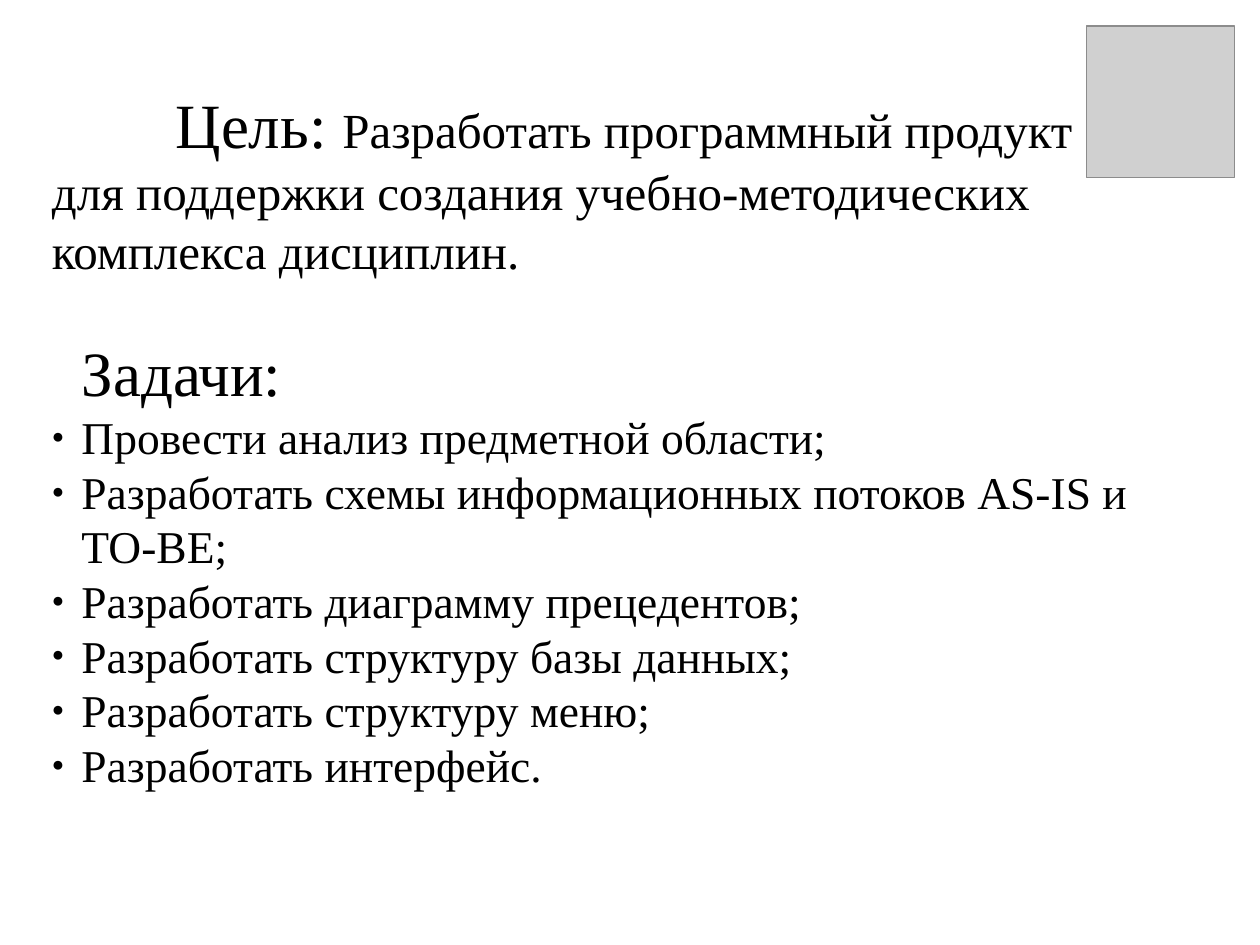
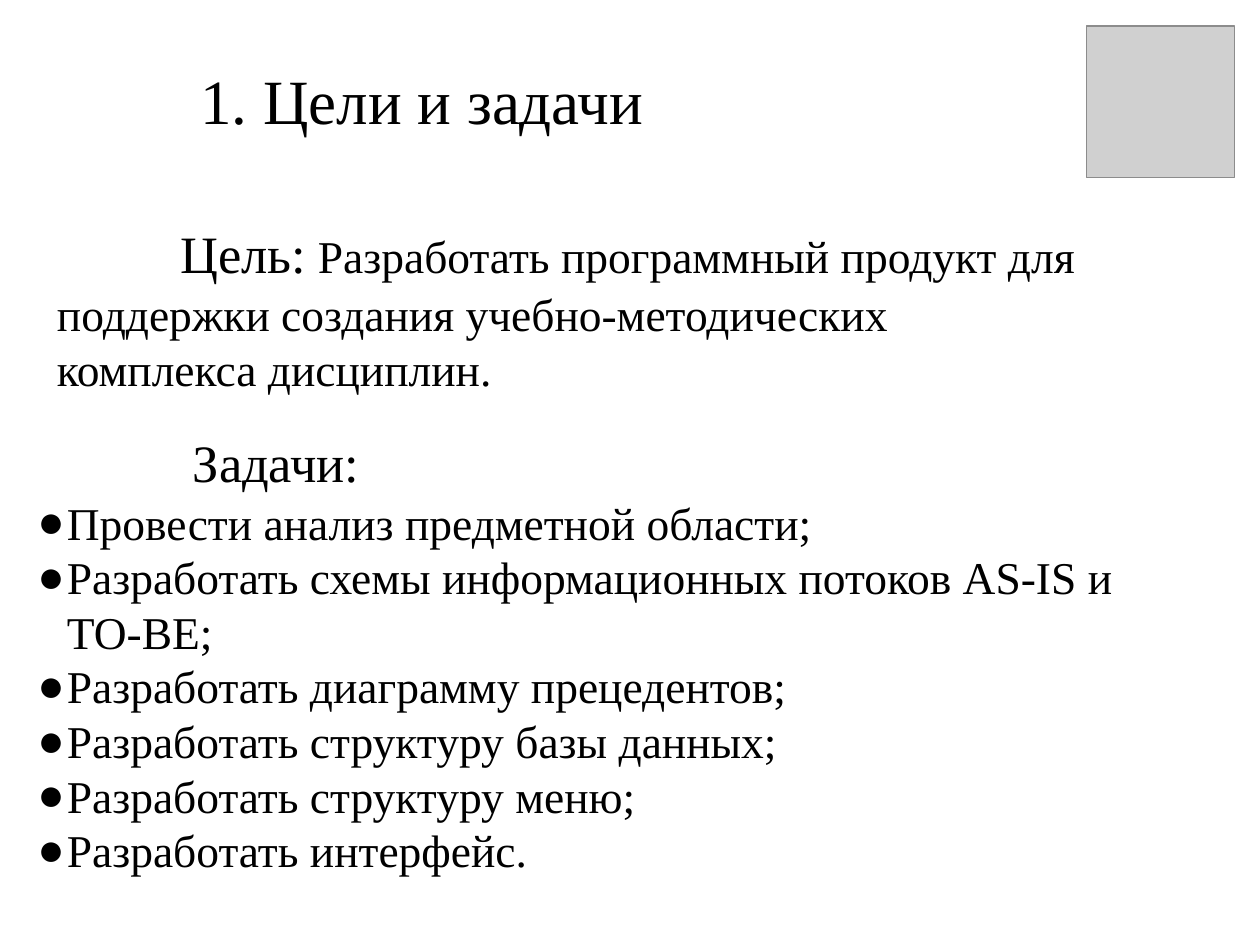
Before and after one commit to Zakycka163/MyProg, a slide deck: slide 2 of 0_Documents_for_ВКР/BKP/Презентация для диплома.ppt. Drawn at 1260x945 pixels with LibreOffice and Linux fonts; fonts in the diff are those of the drawing; grey boxes stand for pictures. Boxes give left, top, right and bottom in pixels: in the first picture for what was removed or moved away, otherwise in the second. Text is boxed around its words. In the diff, an @@ line names an element or a change of style, - is before the commit and + after.

```diff
--- a/0_Documents_for_ВКР/BKP/Презентация для диплома.ppt
+++ b/0_Documents_for_ВКР/BKP/Презентация для диплома.ppt
@@ text added at box(200, 82, 643, 137), 36 pt, text #000000 @@
+1. Цели и задачи
@@ text "Цель: Разработать программный продукт для ...": place and size @@
-text "Цель: Разработать программный продукт для ..." at box(52, 106, 1073, 278)
+text "Цель: Разработать программный продукт для ..." at box(57, 238, 1075, 395)
@@ text "Цель: Разработать программный продукт для ..." at box(57, 238, 1075, 395): size 36 to 30 pt in "Цель:"; size 28 to 26 pt @@
@@ text "Задачи:": place and size @@
-text "Задачи:" at box(81, 354, 1126, 791)
+text "Задачи:" at box(67, 447, 1112, 876)
@@ text "Задачи:" at box(67, 447, 1112, 876): size 36 to 30 pt in "Задачи:"; indent changed @@
```
Also in this commit, not shown: 5 other slides changed, 3 other files.
